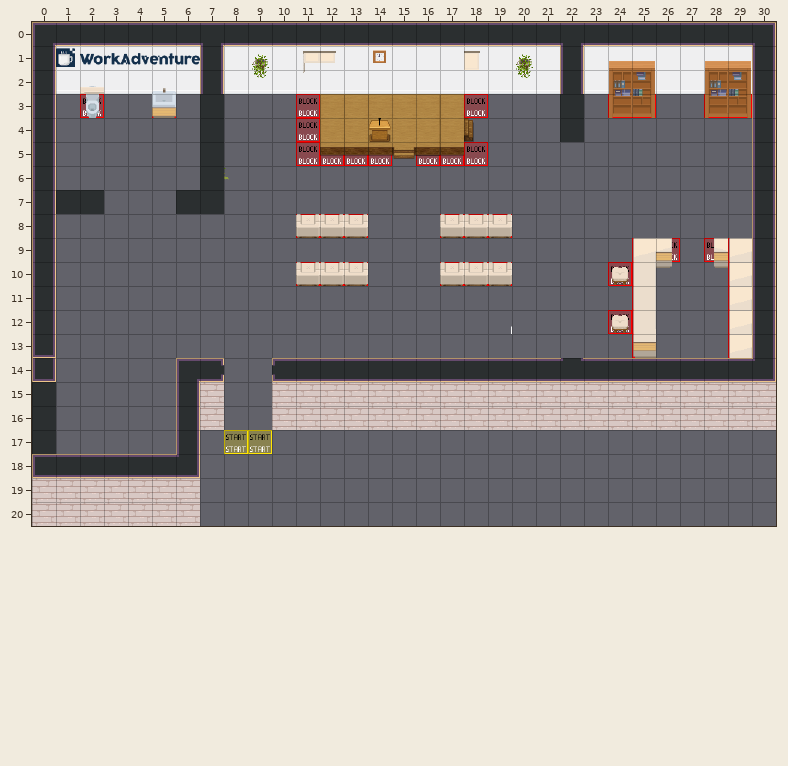
A Tiled map (JSON) gets an edit: map.tmj. Above: the version before the commit.
Cells are 32x32 px. Shown: x 0..30, y 0..20.
The same view after the edit:
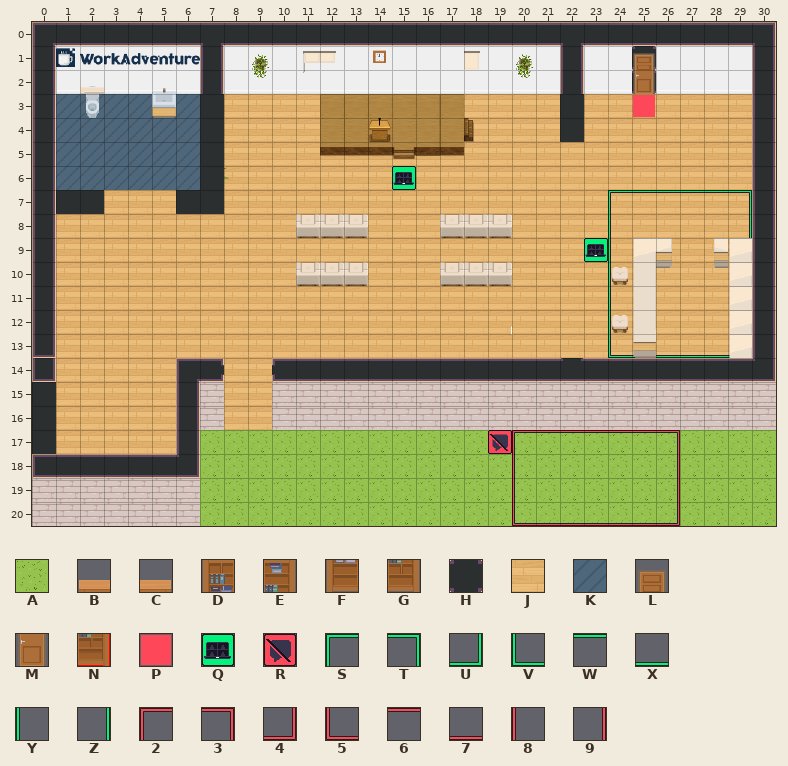
Key: from "WA_Exterior": A 628; from "WA_Other_Furniture": B 0, C 1, D 12, E 13, F 24, G 25; from "WA_Room_Builder": H 137, J 350, K 360, L 860, M 885; from "WA_Special_Zones": N 2; from "WA_User_Interface": P 5, Q 21, R 60, S 161, T 162, U 163, V 164, W 165, X 166, Y 167, Z 168, 2 239, 3 240, 4 241, 5 242, 6 243, 7 244, 8 245, 9 246.
_ is an empty cell.
Tiles replaced or removed in this view: B, C, D, E, F, G, N.
Tiles of an added or newly shown layer are drawn over the layers below it.
See-through tiles are keyed as they look on the map.
Changes in this commit:
Changed rows in their new state; . is an unchanged cell.
Layer "collisions":
first column x 24:
 3 __..__
first column x 11:
 8 ___...___
10 ___...___
Layer "floor/floor1" (now shown):
first column x 1:
 3 KKKK.K.JJJJ......JJJJ.JJJJJJJ.
 4 KKKKKK.JJJJ......JJJJ.JJJJJJJ.
 5 KKKKKK.JJJJJJJJJJJJJJJJJJJJJJ.
 6 KKKKKK.JJJJJJJJJJJJJJJJJJJJJJ.
 7 ..JJJ..JJJJJJJJJJJJJJJJJJJJJJ.
 8 JJJJJJJJJJJJJJJJJJJJJJJJJJJJJ.
 9 JJJJJJJJJJJJJJJJJJJJJJJJJJJJJ.
10 JJJJJJJJJJJJJJJJJJJJJJJJJJJJJ.
11 JJJJJJJJJJJJJJJJJJJJJJJJJJJJJ.
12 JJJJJJJJJJJJJJJJJJJJJJJJJJJJJ.
13 JJJJJJJJJJJJJJJJJJJJJJJJJJJJJ.
14 JJJJJ..JJ.....................
15 JJJJJ..JJ.....................
16 JJJJJ..JJ.....................
17 JJJJJ.AAAAAAAAAAAAAAAAAAAAAAAA
18 ......AAAAAAAAAAAAAAAAAAAAAAAA
19 ......AAAAAAAAAAAAAAAAAAAAAAAA
20 ......AAAAAAAAAAAAAAAAAAAAAAAA
Layer "floor/floor2" (now shown):
first column x 15:
 6 Q..............
 7 .........SWWWWT
 8 .........Y....Z
 9 ........QY....Z
10 .........Y....Z
11 .........Y....Z
12 .........Y....Z
13 .........VXXXXU
first column x 19:
17 R2666663
18 .8.....9
19 .8.....9
20 .5777774
Layer "floor/door_area" (added):
first column x 25:
 3 P
Layer "furniture/furniture2":
first column x 24:
 1 __..__
 2 __..__
 3 __..__
Layer "opened_door" (added):
first column x 25:
 1 H
 2 H
Layer "closed_door" (added):
first column x 25:
 1 L
 2 M
